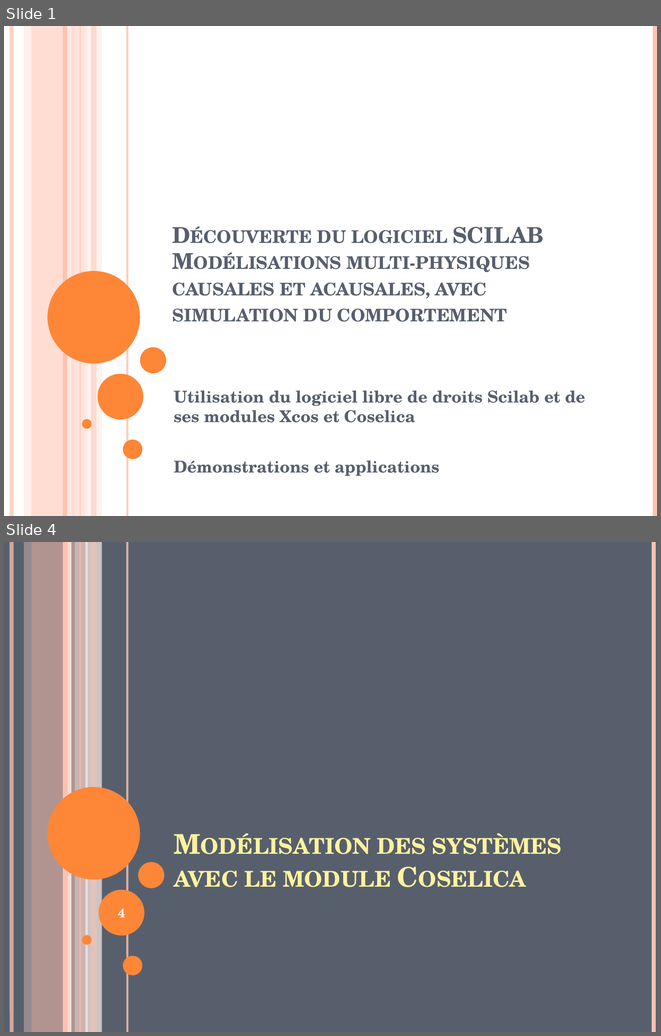
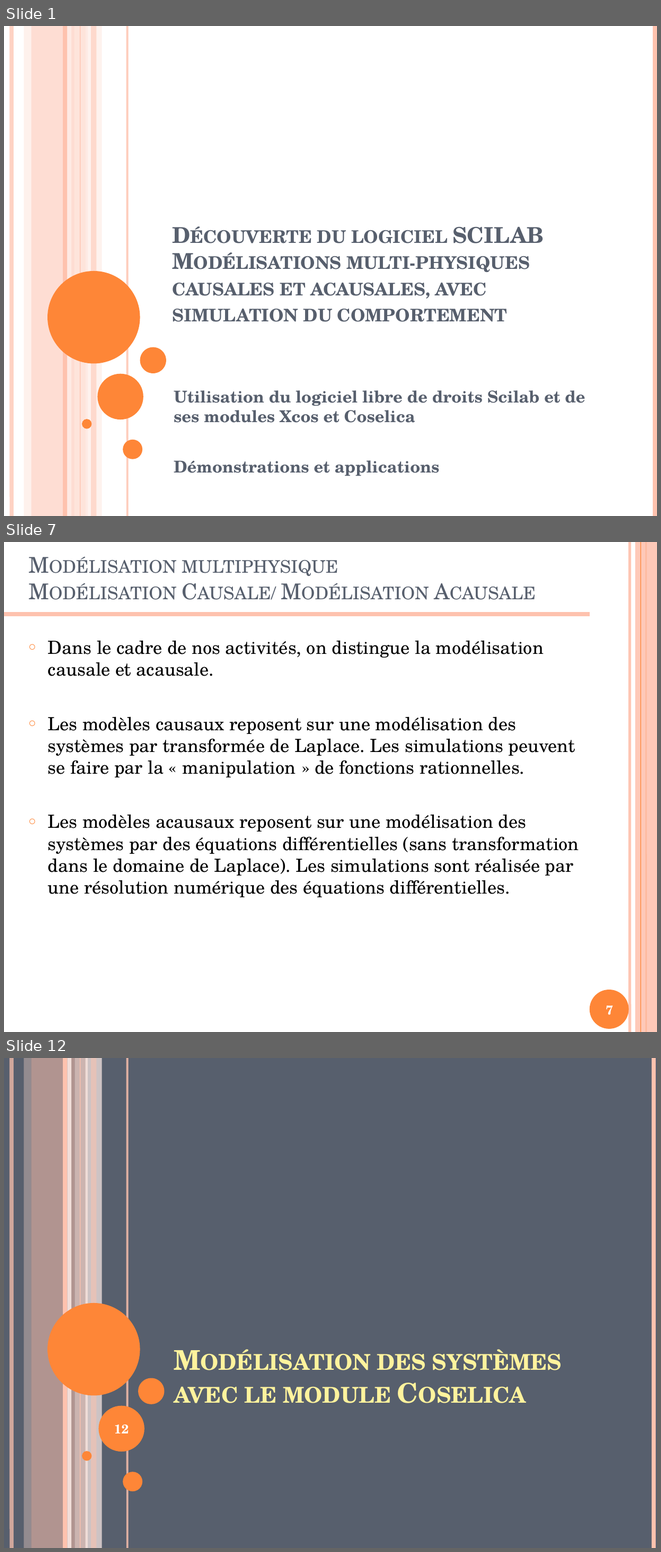
Before and after one commit to xpessoles/Formations, a slide deck: ModelisationMultiphysique/ModelisationMultiphysique.pptx. Shown one above the other, each under a label of ours: slides 1 and 4 before the commit, slides 1, 7 and 12 after it; the slides between them are not shown. The pictures are 661x1036 and 661x1552 pixels, drawn with LibreOffice and Linux fonts; fonts in the diff are those of the drawing. Boxes give left, top, right and bottom in pixels: in the first picture for what was removed or moved away, otherwise in the second. Text is boxed around its words. In the diff, an @@ line names an element or a change of style, - is before the commit and + after.

```diff
--- a/ModelisationMultiphysique/ModelisationMultiphysique.pptx
+++ b/ModelisationMultiphysique/ModelisationMultiphysique.pptx
@@ slide 7 added at [4,542,657,1032], background #FFFFFF @@
@@ line added from (629, 542) to (629, 1032), #FEC3AE 3 pt @@
@@ rectangle added at [635,542,657,1032], fill #FEC3AE at 87% opacity @@
@@ line added from (641, 542) to (641, 1032), #FE8637 0.75 pt @@
@@ line added from (646, 542) to (646, 1032), #FE8637 1.5 pt @@
@@ title added at [48,560,544,731], 24 pt, text #575F6D, small capitals @@
+Modélisation multiphysique
+Modélisation Causale/ Modélisation Acausale
@@ line added from (4, 614) to (590, 614), #FEC3AE 4.5 pt @@
@@ text added at [48,640,579,897], 20 pt, text #000000 @@
+○ Dans le cadre de nos activités, on distingue la modélisation causale et acausale.
+○ Les modèles causaux reposent sur une modélisation des systèmes par transformée de Laplace. Les simulations peuvent se faire par la « manipulation » de fonctions rationnelles.
+○ Les modèles acausaux reposent sur une modélisation des systèmes par des équations différentielles (sans transformation dans le domaine de Laplace). Les simulations sont réalisée par une résolution numérique des équations différentielles.
@@ ellipse added at [590,989,629,1029], fill #FE8637 @@
@@ page number added at [606,1005,613,1015], 14 pt, text #FFFFFF, bold @@
+7
@@ what was slide 4 is now slide 12 @@
@@ page number at [114,1424,129,1433]: text changed @@
-4
+12
```
Also in this commit, not shown: 3 slides changed, 9 other slides added, 1 slide removed, 1 other file.
